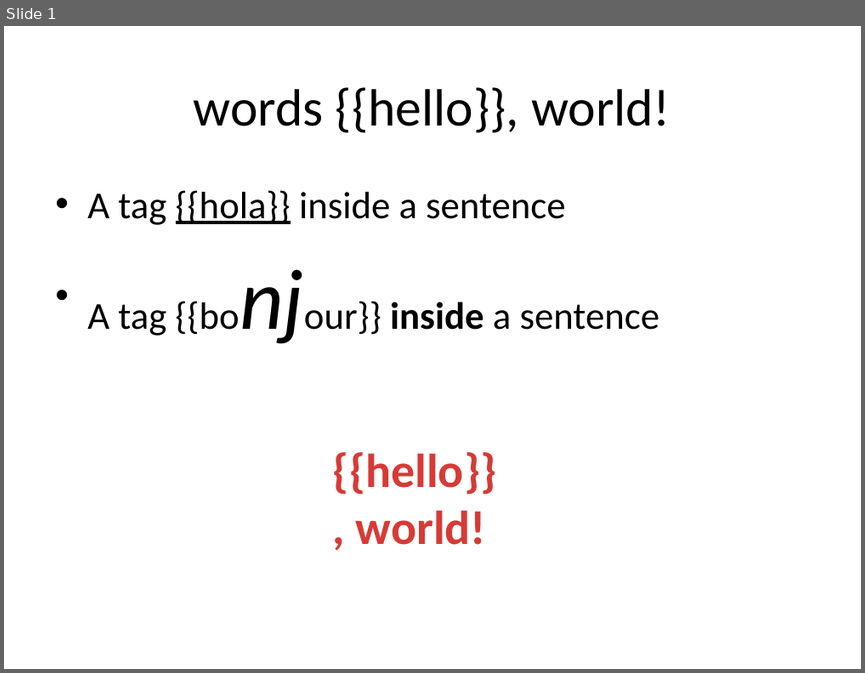
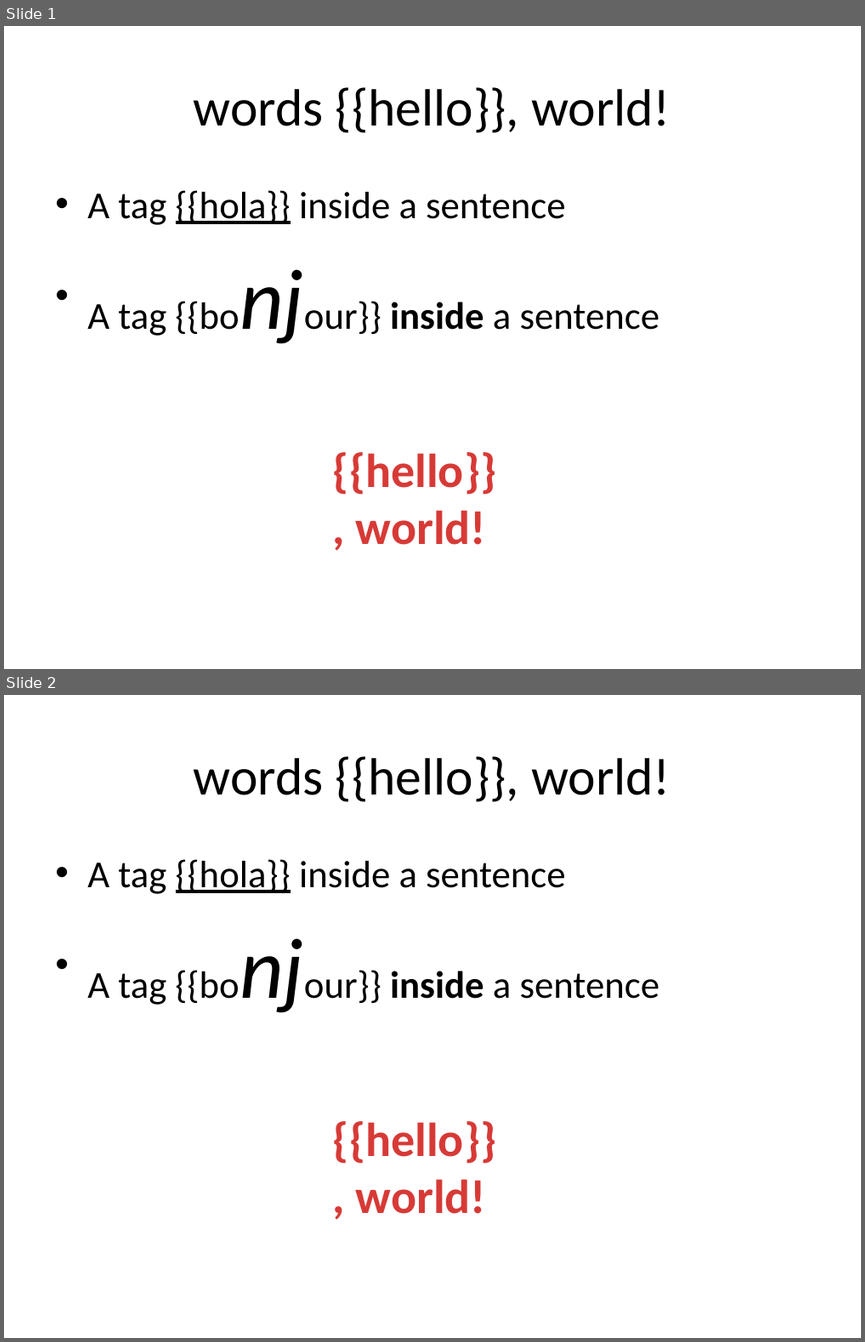
Before and after one commit to tkrotoff/PptxTemplater, a slide deck: PptxTemplating.Tests/files/ReplaceTagInSlide.pptx. Shown one above the other, each under a label of ours: slide 1 before the commit, slides 1 and 2 after it. The pictures are 865x673 and 865x1342 pixels, drawn with LibreOffice and Linux fonts; fonts in the diff are those of the drawing. Boxes give left, top, right and bottom in pixels: in the first picture for what was removed or moved away, otherwise in the second. Text is boxed around its words. In the diff, an @@ line names an element or a change of style, - is before the commit and + after.

Commit message:
Working on ReplaceTagInSlide

```diff
--- a/PptxTemplating.Tests/files/ReplaceTagInSlide.pptx
+++ b/PptxTemplating.Tests/files/ReplaceTagInSlide.pptx
@@ slide 2 added at [4, 695, 861, 1338], background #FFFFFF @@
@@ title added at [194, 756, 670, 802], 44 pt, text #000000 @@
+words {{hello}}, world!
@@ text added at [87, 859, 659, 1004], 32 pt, text #000000 @@
+• A tag {{hola}} inside a sentence
+• A tag {{bonjour}} inside a sentence
@@ text added at [333, 1121, 497, 1213], 40 pt, text none, bold @@
+{{hello}}, world!
```
Also in this commit, not shown: 2 other files.
